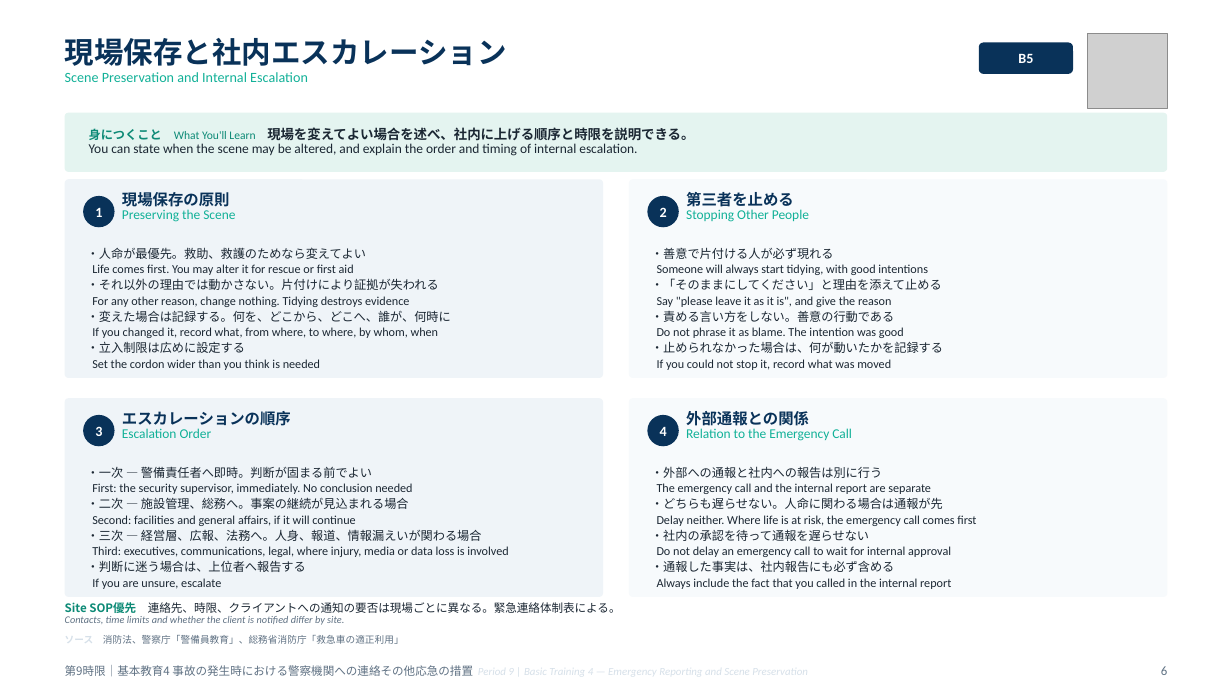
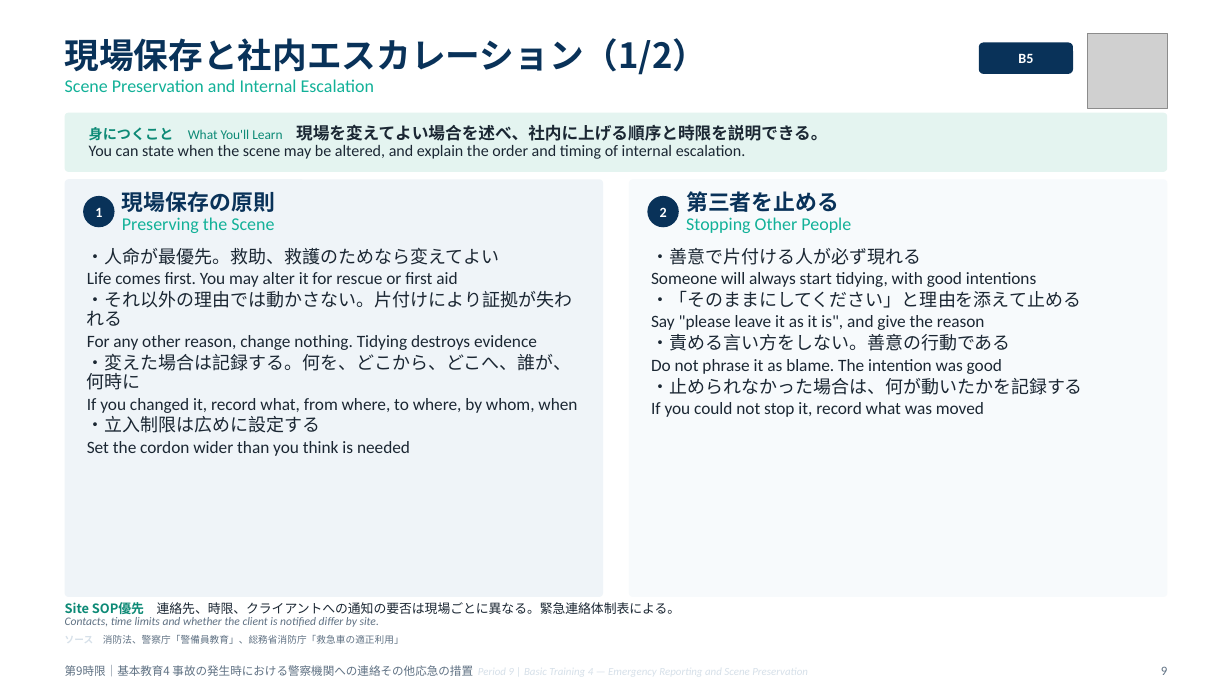
Before and after one commit to hrsmhiroshi-cpu/Training-, a slide deck: slide 9 of decks/05_9限_通報と現場保存.pptx (slide 6 before the commit). Drawn at 1232x693 pixels with LibreOffice and Linux fonts; fonts in the diff are those of the drawing; grey boxes stand for pictures. Boxes give left, top, right and bottom in pixels: in the first picture for what was removed or moved away, otherwise in the second. Text is boxed around its words. In the diff, an @@ line names an element or a change of style, - is before the commit and + after.

```diff
--- a/decks/05_9限_通報と現場保存.pptx
+++ b/decks/05_9限_通報と現場保存.pptx
@@ text at (x1=65, y1=38, x2=708, y2=75): text changed; size 23 to 27 pt @@
-現場保存と社内エスカレーション
+現場保存と社内エスカレーション（1/2）
@@ text at (x1=65, y1=79, x2=374, y2=92): size 11 to 14 pt in "Scene Preservation and Internal Escalation" @@
@@ text "身につくこと What You'll Learn 現場を変えてよい場合を述べ、社内に上げる順序と時限を説明できる。" at (x1=89, y1=124, x2=827, y2=159): size 9.5 to 11 pt in "身につくこと"; size 9 to 10.5 pt in "What You'll Learn"; size 10.5 to 13 pt in "現場を変えてよい場合を述べ、社内に上げる順序と時限を説明できる。"; size 10.5 to 12.5 pt in "You can state when the scene may ..." @@
@@ rounded rectangle resized from (x1=65, y1=179, x2=604, y2=378) to (x1=65, y1=179, x2=604, y2=597) @@
@@ rounded rectangle at (x1=65, y1=179, x2=604, y2=597): proportions changed @@
@@ rounded rectangle at (x1=629, y1=179, x2=1168, y2=597): proportions changed @@
@@ rounded rectangle resized from (x1=629, y1=179, x2=1168, y2=378) to (x1=629, y1=179, x2=1168, y2=597) @@
@@ text "現場保存の原則" at (x1=122, y1=191, x2=275, y2=233): size 12 to 17 pt in "現場保存の原則"; size 10.5 to 14 pt in "Preserving the Scene" @@
@@ text "第三者を止める" at (x1=686, y1=191, x2=851, y2=233): size 12 to 17 pt in "第三者を止める"; size 10.5 to 14 pt in "Stopping Other People" @@
@@ text "・人命が最優先。救助、救護のためなら変えてよい" at (x1=87, y1=248, x2=577, y2=456): size 9.5 to 14 pt in "・人命が最優先。救助、救護のためなら変えてよい", "・それ以外の理由では動かさない。片付けにより証拠が失われる", "・変えた場合は記録する。何を、どこから、どこへ、誰が、何時に", "・立入制限は広めに設定する"; size 9.5 to 13.5 pt in "Life comes first. You may alter it ...", "For any other reason, change nothing. Tidying ...", "If you changed it, record what, from ...", "Set the cordon wider than you think ..." @@
@@ text "・善意で片付ける人が必ず現れる" at (x1=651, y1=248, x2=1083, y2=417): size 9.5 to 14 pt in "・善意で片付ける人が必ず現れる", "・「そのままにしてください」と理由を添えて止める", "・責める言い方をしない。善意の行動である", "・止められなかった場合は、何が動いたかを記録する"; size 9.5 to 13.5 pt in "Someone will always start tidying, with good ...", "Say "please leave it as it is", ...", "Do not phrase it as blame. The ...", "If you could not stop it, record ..." @@
@@ rounded rectangle removed at (x1=65, y1=398, x2=604, y2=597) @@
@@ ellipse removed at (x1=83, y1=415, x2=115, y2=446) @@
@@ text removed at (x1=122, y1=411, x2=291, y2=438) @@
-エスカレーションの順序
-Escalation Order
@@ rounded rectangle removed at (x1=629, y1=398, x2=1168, y2=597) @@
@@ ellipse removed at (x1=648, y1=415, x2=679, y2=446) @@
@@ text removed at (x1=686, y1=411, x2=852, y2=441) @@
-外部通報との関係
-Relation to the Emergency Call
@@ text removed at (x1=95, y1=426, x2=102, y2=436) @@
-3
@@ text removed at (x1=660, y1=427, x2=667, y2=436) @@
-4
@@ text removed at (x1=87, y1=467, x2=508, y2=589) @@
-・一次 ― 警備責任者へ即時。判断が固まる前でよい
-First: the security supervisor, immediately. No conclusion needed
-・二次 ― 施設管理、総務へ。事案の継続が見込まれる場合
-Second: facilities and general affairs, if it will continue
-・三次 ― 経営層、広報、法務へ。人身、報道、情報漏えいが関わる場合
-Third: executives, communications, legal, where injury, media or data loss is involved
-・判断に迷う場合は、上位者へ報告する
-If you are unsure, escalate
@@ text removed at (x1=651, y1=466, x2=976, y2=589) @@
-・外部への通報と社内への報告は別に行う
-The emergency call and the internal report are separate
-・どちらも遅らせない。人命に関わる場合は通報が先
-Delay neither. Where life is at risk, the emergency call comes first
-・社内の承認を待って通報を遅らせない
-Do not delay an emergency call to wait for internal approval
-・通報した事実は、社内報告にも必ず含める
-Always include the fact that you called in the internal report
@@ text "Site SOP優先 連絡先、時限、クライアントへの通知の要否は現場ごとに異なる。緊急連絡体制表による。" at (x1=65, y1=602, x2=681, y2=627): size 9 to 10 pt in "Site SOP優先 連絡先、時限、クライアントへの通知の要否は現場ごとに異なる。緊急連絡体制表による。"; size 8 to 9 pt in "Contacts, time limits and whether the client ..." @@
@@ text at (x1=1161, y1=666, x2=1167, y2=675): text changed @@
-6
+9
```
Also in this commit, not shown: 8 other slides changed, 4 slides added, 7 other files.
